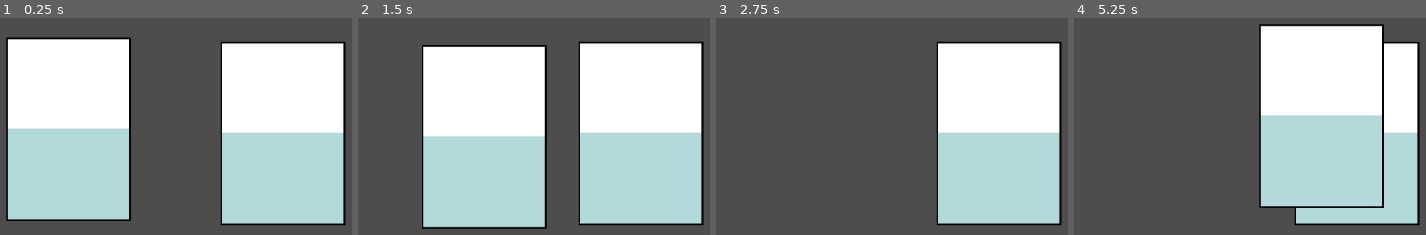
Above: before the commit, frames 1-4 (left to right).
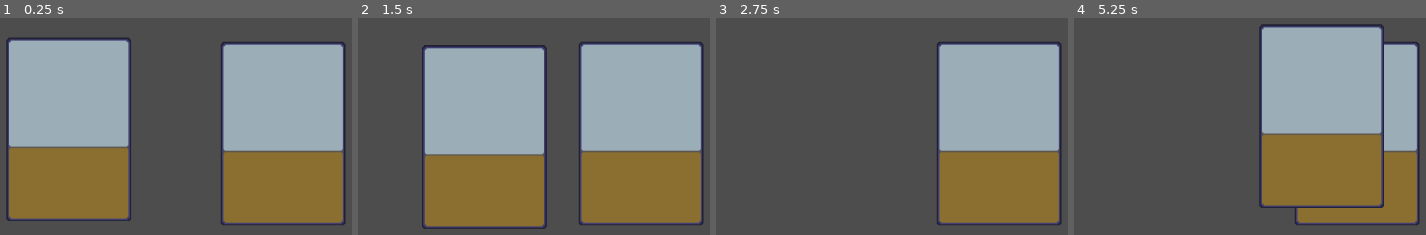
Above: after the commit, the same moments.

Repository: shanearthur/htbg-casters
Game: Godot game, scene res://scenes/main.tscn
Two runs of this game, one before a commit and one after it. Both use one fixed random seed, a clock stepped at 60 frames per second and the inputs below.
Inputs (mouse positions are in pixels of both pictures, inside the frame that each line leads up to):
- Up to frame 1 (0.25 s): no input
- Up to frame 2 (1.5 s): tap Enter at 0.5 s; move the mouse to (outside the picture) at 0.52 s; click (outside the picture) at 0.67 s; tap Space at 1.25 s; drag from (407, 139) to (639, 133) at 1.27 s
- Up to frame 3 (2.75 s): tap Enter at 2 s; move the mouse to (outside the picture) at 2.02 s; click (outside the picture) at 2.17 s
- Up to frame 4 (5.25 s): tap Space at 2.75, 4.25 s; drag from (1242, 206) to (1355, 133) at 2.77 s; tap Enter at 3.5 s; move the mouse to (outside the picture) at 3.52 s; click (outside the picture) at 3.67 s; drag from (outside the picture) to (outside the picture) at 4.27 s; move the mouse to (1320, 115) at 5.02 s; click (1320, 115) at 5.17 s

The runs differ from the first frame. In frame 1, 60% of the frame differs, in the area x 1-99%, y 8-96%; in frame 2, 60%; in frame 3, 30%; in frame 4, 40%.

Commit message:
update card scene to use alternate sprite

Diff:
--- a/scenes/card.tscn
+++ b/scenes/card.tscn
@@ -1,6 +1,6 @@
 [gd_scene load_steps=3 format=3 uid="uid://bk1elsun03a5y"]
 
-[ext_resource type="Texture2D" uid="uid://d16r0755sn8w0" path="res://assets/Card.png" id="1_kikvd"]
+[ext_resource type="Texture2D" uid="uid://dtrar7jlc2jl6" path="res://assets/Card-Alternate.png" id="1_d81rb"]
 
 [sub_resource type="RectangleShape2D" id="RectangleShape2D_rjlel"]
 size = Vector2(180, 266)
@@ -8,7 +8,7 @@
 [node name="Card" type="Node2D"]
 
 [node name="CardImage" type="Sprite2D" parent="."]
-texture = ExtResource("1_kikvd")
+texture = ExtResource("1_d81rb")
 
 [node name="Area2D" type="Area2D" parent="."]
 
Not shown, added: assets/Card-Alternate.png.import
